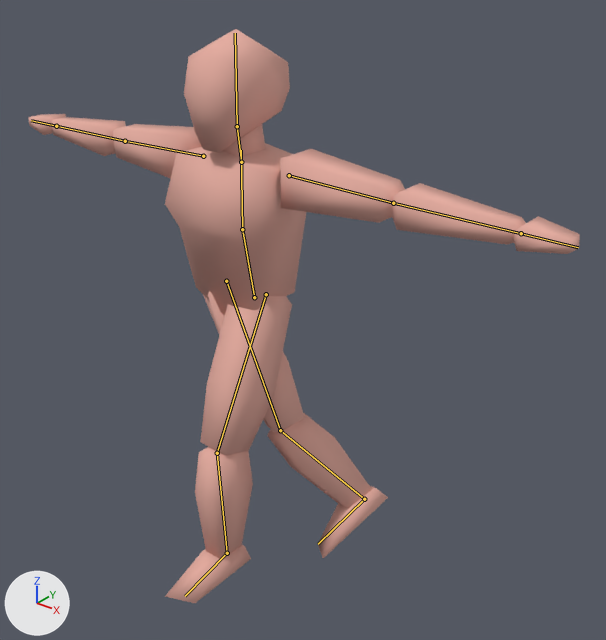
The Blender file Assets/Blender Source/Character.blend: old version first, new version second.
Rendered twice from a 50 mm camera at (1.78, -1.91, 2.14) aimed at (0.19, 0.08, 0.9). The lights are fixed; the arrows at lower left show +X, +Y and +Z. Both versions are drawn at frame 15 of the action 'Lower-L'; the numbers are the values there. The bones that bend it are drawn over the model as lines.

Objects in the first picture: 'Player'.
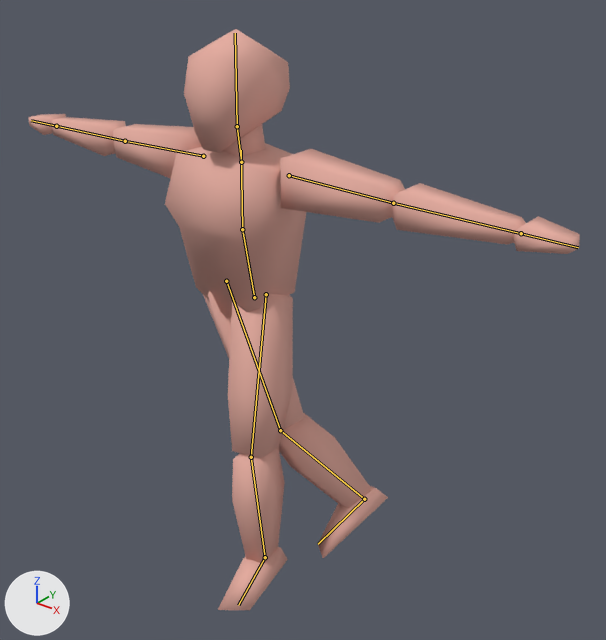
The change, as a diff of the scene's bpy script:
```diff
--- a/Assets/Blender Source/Character.blend.py
+++ b/Assets/Blender Source/Character.blend.py
@@ bone_thigh_l @@
 bone_thigh_l = bpy.data.objects['metarig'].pose.bones['thigh.L']  # child of 'spine.down'
-bone_thigh_l.rotation_quaternion = (0.981, -0.192, 0.005, 0.0)  # degrees (-22, 1, 0)
+bone_thigh_l.rotation_quaternion = (0.986, -0.118, -0.108, -0.055)  # degrees (-13, -13, -5)
@@ bone_shin_l @@
 bone_shin_l = bpy.data.objects['metarig'].pose.bones['shin.L']  # child of 'thigh.L'
-bone_shin_l.rotation_quaternion = (0.985, 0.17, -0.012, 0.0)  # degrees (20, -1, 0)
+bone_shin_l.rotation_quaternion = (0.995, 0.097, 0.0, 0.0)  # degrees (11, 0, 0)
```

Boxes [x1, y1, x2, y2] around the edits, measured in the pictures (606 x 640 px):
'Player', posed: before [28, 29, 580, 603]; after [28, 29, 580, 611]
bone 'thigh.L', root to tip: before (266, 294) to (217, 453); after (266, 294) to (251, 457)
bone 'shin.L', root to tip: before (217, 453) to (227, 553); after (251, 457) to (265, 557)
